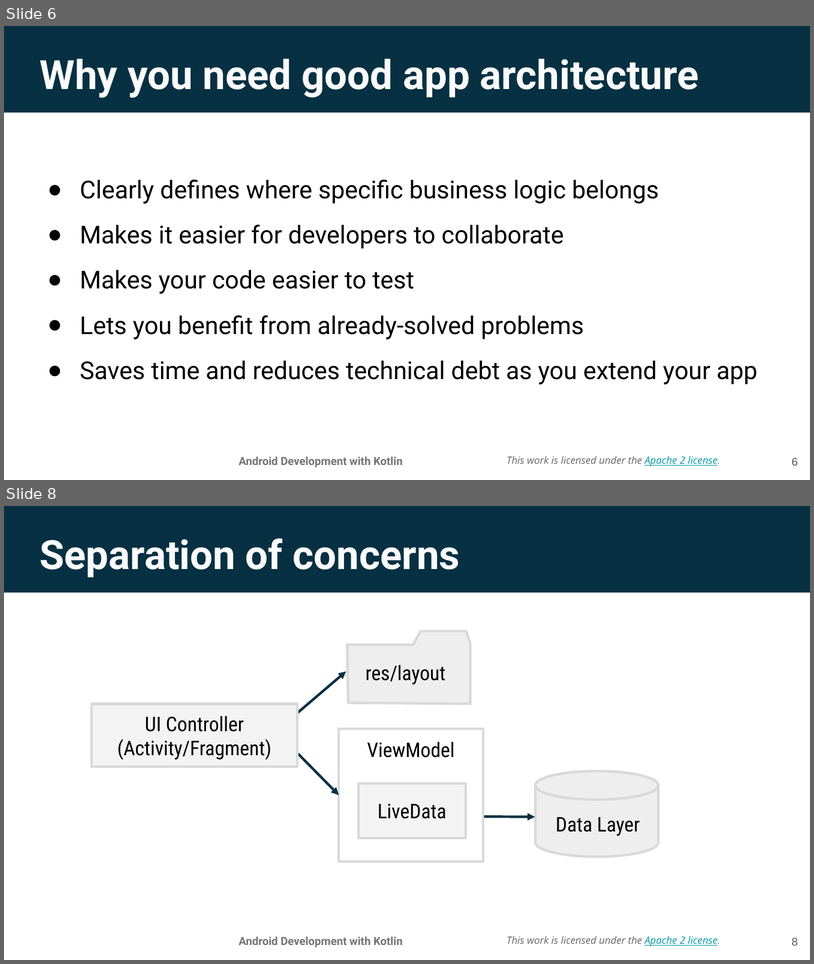
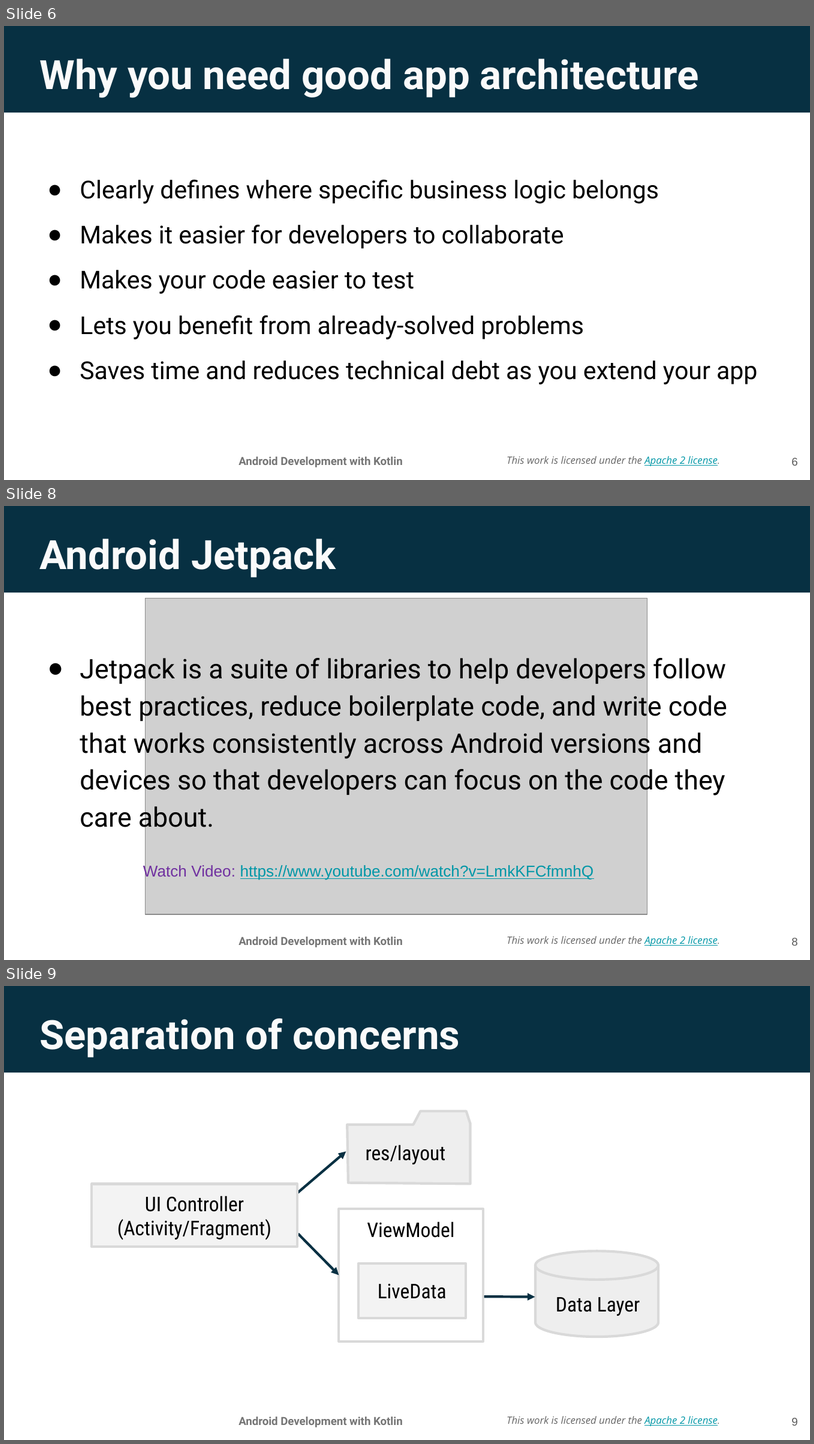
Before and after one commit to walkman617/AndroidDevKotlin, a slide deck: Unit3/Lesson 8 App architecture (UI Layer).pptx. Shown one above the other, each under a label of ours: slides 6 and 8 before the commit, slides 6, 8 and 9 after it; the slides between them are not shown. The pictures are 814x964 and 814x1444 pixels, drawn with LibreOffice and Linux fonts; fonts in the diff are those of the drawing; grey boxes stand for pictures; background and template pictures are left out. Boxes give left, top, right and bottom in pixels: in the first picture for what was removed or moved away, otherwise in the second. Text is boxed around its words. In the diff, an @@ line names an element or a change of style, - is before the commit and + after.

```diff
--- a/Unit3/Lesson 8 App architecture (UI Layer).pptx
+++ b/Unit3/Lesson 8 App architecture (UI Layer).pptx
@@ slide 8 added at [4, 506, 810, 960], background picture (left out); not listed: 3 template elements that a slide beside it also shows @@
@@ title added at [39, 538, 336, 577], 36 pt, text #FAFAFA, bold @@
+Android Jetpack
@@ picture added at [145, 598, 648, 914] @@
@@ text added at [80, 653, 728, 834], 24 pt, text #000000 @@
+● Jetpack is a suite of libraries to help developers follow best practices, reduce boilerplate code, and write code that works consistently across Android versions and devices so that developers can focus on the code they care about.
@@ text added at [143, 864, 594, 880], 14 pt, text #0097A7, underline @@
+Watch Video: https://www.youtube.com/watch?v=LmkKFCfmnhQ
@@ page number added at [792, 937, 798, 945], 10 pt, text #595959 @@
+8
@@ what was slide 8 is now slide 9 @@
@@ page number at [792, 1417, 798, 1425]: text changed @@
-8
+9
```
Also in this commit, not shown: 3 slides changed, 6 other slides added, 3 other files.
